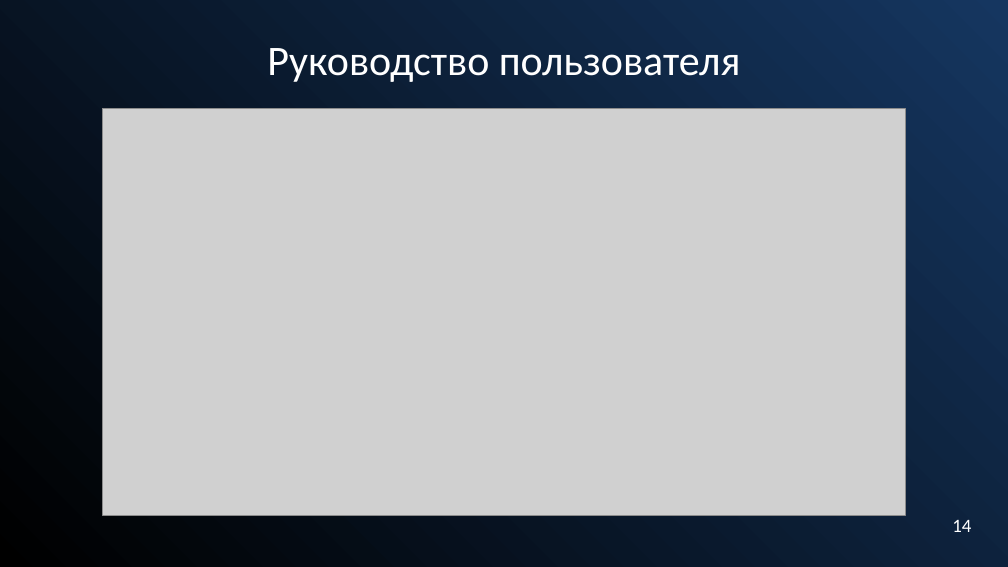
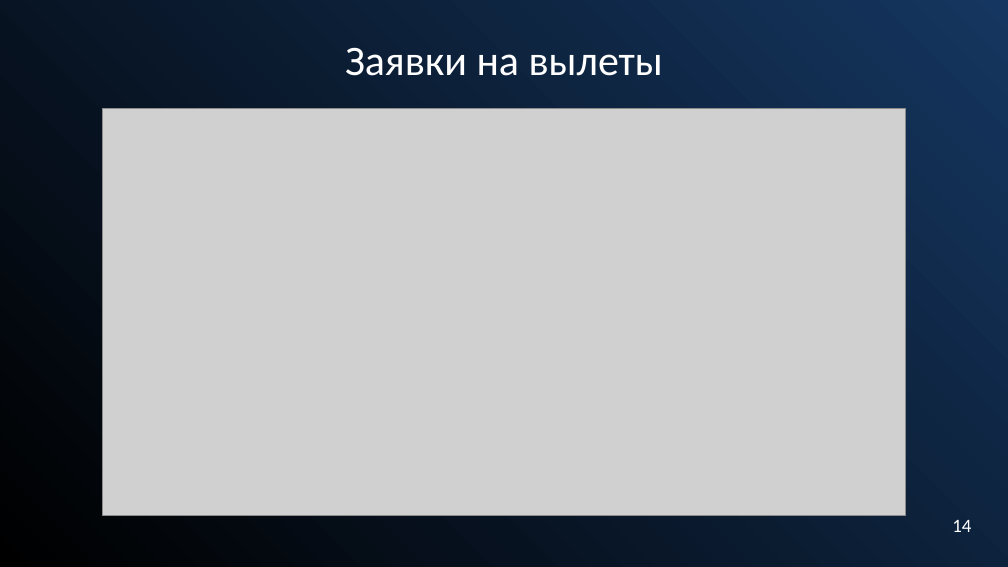
Before and after one commit to Alfamodik/AirCharter, a slide deck: slide 19 of Docs/ВКР/Презентация на защиту диплома.pptx. Drawn at 1008x567 pixels with LibreOffice and Linux fonts; fonts in the diff are those of the drawing; grey boxes stand for pictures. Boxes give left, top, right and bottom in pixels: in the first picture for what was removed or moved away, otherwise in the second. Text is boxed around its words. In the diff, an @@ line names an element or a change of style, - is before the commit and + after.

```diff
--- a/Docs/ВКР/Презентация на защиту диплома.pptx
+++ b/Docs/ВКР/Презентация на защиту диплома.pptx
@@ subtitle at bbox=[345, 47, 663, 76]: text changed @@
-Руководство пользователя
+Заявки на вылеты
```
Also in this commit, not shown: 13 other slides changed, 3 slides added, 5 slides removed, 2 other files.
